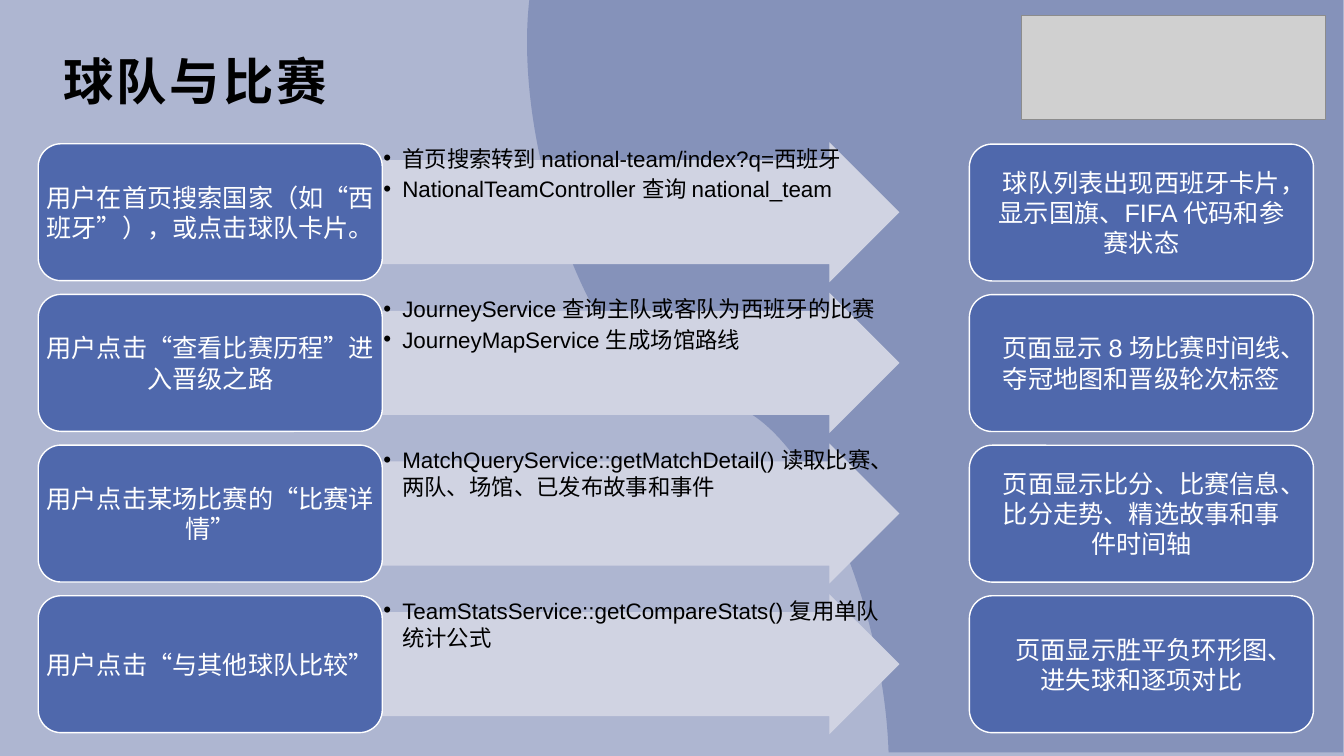
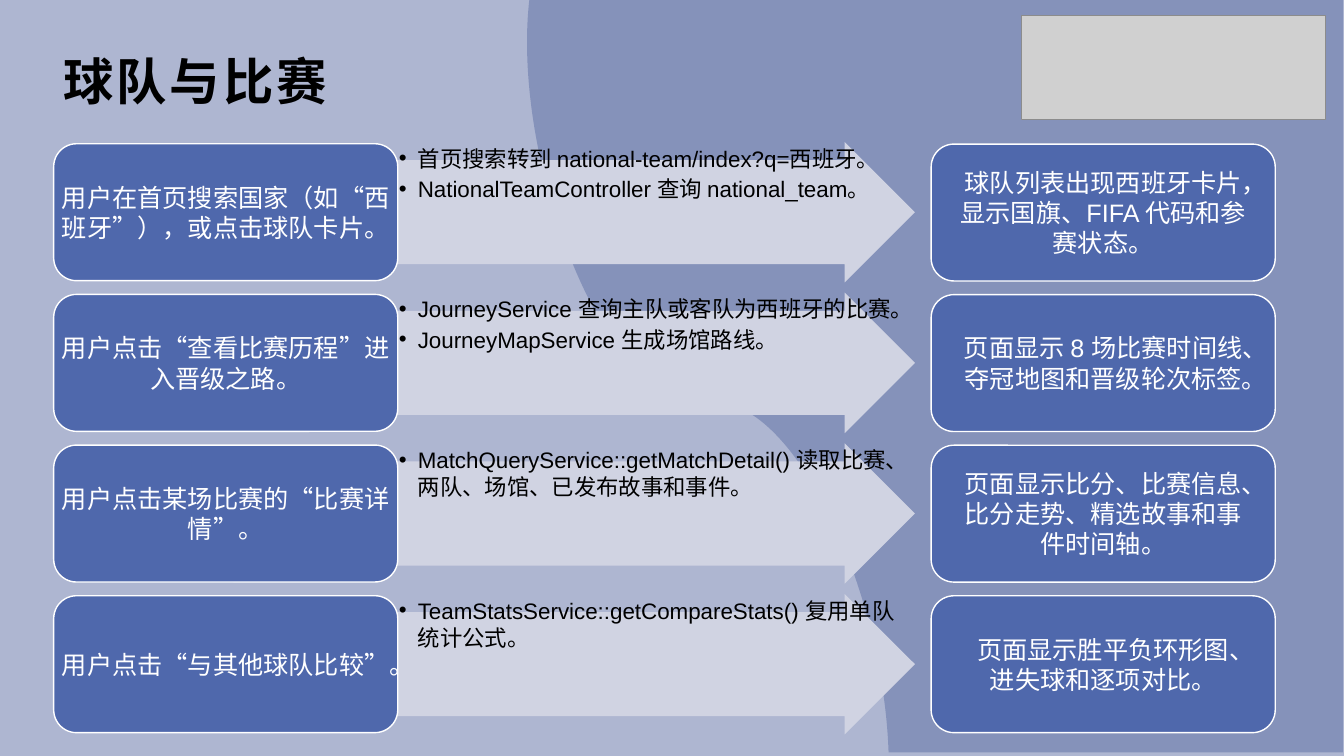
Before and after one commit to fengmian-coder/ITDB2026, a slide deck: slide 15 of data/team/62d791ac9ead14fb51f828a4452d259d.pptx. Drawn at 1344x756 pixels with LibreOffice and Linux fonts; fonts in the diff are those of the drawing; grey boxes stand for pictures. Boxes give left, top, right and bottom in pixels: in the first picture for what was removed or moved away, otherwise in the second. Text is boxed around its words. In the diff, an @@ line names an element or a change of style, - is before the commit and + after.

```diff
--- a/data/team/62d791ac9ead14fb51f828a4452d259d.pptx
+++ b/data/team/62d791ac9ead14fb51f828a4452d259d.pptx
@@ text at (418, 144, 879, 202): text changed @@
-  • 首页搜索转到 national-team/index?q=西班牙
-  • NationalTeamController 查询 national_team
+  • 首页搜索转到 national-team/index?q=西班牙。
+  • NationalTeamController 查询 national_team。
@@ text at (960, 171, 1267, 254): text changed @@
-球队列表出现西班牙卡片，显示国旗、FIFA 代码和参赛状态
+球队列表出现西班牙卡片，显示国旗、FIFA 代码和参赛状态。
@@ text at (418, 295, 913, 353): text changed @@
-  • JourneyService 查询主队或客队为西班牙的比赛
-  • JourneyMapService 生成场馆路线
+  • JourneyService 查询主队或客队为西班牙的比赛。
+  • JourneyMapService 生成场馆路线。
@@ text at (62, 336, 390, 390): text changed @@
-用户点击“查看比赛历程”进入晋级之路
+用户点击“查看比赛历程”进入晋级之路。
@@ text at (964, 336, 1267, 390): text changed @@
-页面显示 8 场比赛时间线、夺冠地图和晋级轮次标签
+页面显示 8 场比赛时间线、夺冠地图和晋级轮次标签。
@@ text at (418, 446, 909, 497): text changed @@
-  • MatchQueryService::getMatchDetail() 读取比赛、两队、场馆、已发布故事和事件
+  • MatchQueryService::getMatchDetail() 读取比赛、两队、场馆、已发布故事和事件。
@@ text at (965, 471, 1267, 555): text changed @@
-页面显示比分、比赛信息、比分走势、精选故事和事件时间轴
+页面显示比分、比赛信息、比分走势、精选故事和事件时间轴。
@@ text at (62, 487, 390, 540): text changed @@
-用户点击某场比赛的“比赛详情”
+用户点击某场比赛的“比赛详情”。
@@ 4 rounded rectangles, 4 right arrows, 1 text: place and size @@
-4 rounded rectangles, 4 right arrows, 1 text at (38, 144, 898, 733)
+4 rounded rectangles, 4 right arrows, 1 text at (53, 144, 914, 733)
@@ text at (418, 596, 894, 648): text changed @@
-  • TeamStatsService::getCompareStats() 复用单队统计公式
+  • TeamStatsService::getCompareStats() 复用单队统计公式。
@@ 4 rounded rectangles: place and size @@
-4 rounded rectangles at (970, 144, 1314, 733)
+4 rounded rectangles at (932, 144, 1275, 733)
@@ text at (62, 648, 415, 680): text changed @@
-用户点击“与其他球队比较”
+用户点击“与其他球队比较”。
@@ text at (977, 638, 1254, 691): text changed @@
-页面显示胜平负环形图、进失球和逐项对比
+页面显示胜平负环形图、进失球和逐项对比。
```
Also in this commit, not shown: 7 other slides changed, 2 other files.
